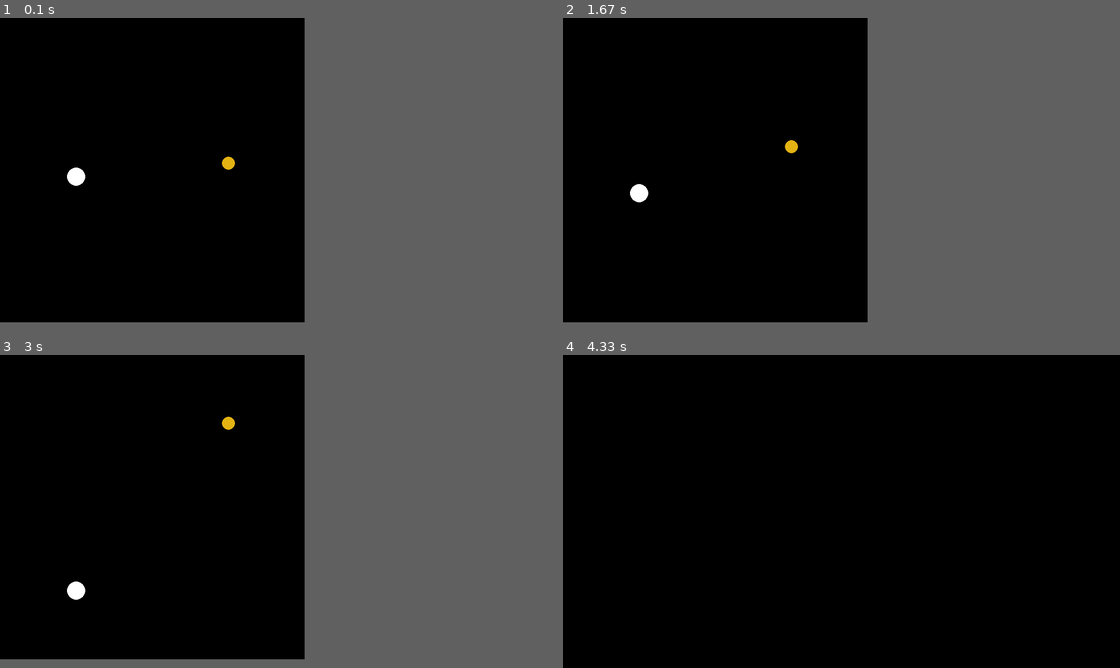
Above: before the commit, frames 1-4 (two rows, left to right).
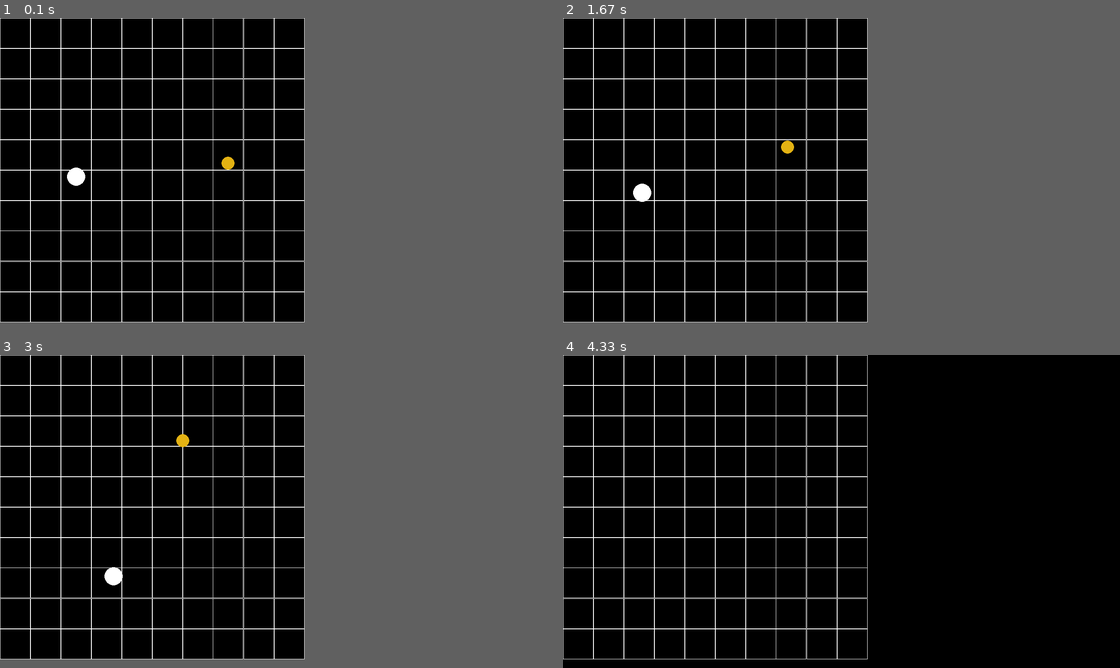
Above: after the commit, the same moments.

Repository: Demarcus-JL/Alpha-Centauri
Game: pygame game, started from program/main.py
Same seed, same stepped clock (60 frames per second), same inputs: the game is played once before the commit and once after it.
Inputs:
- Up to frame 1 (0.1 s): no input
- Up to frame 2 (1.67 s): tap Space at 0.33 s; hold Up 0.67-1.13 s
- Up to frame 3 (3 s): tap Space at 2.17 s
- Up to frame 4 (4.33 s): tap F at 3.5 s; tap Space at 3.83 s

The runs differ from the first frame. In frame 1, 2.8% of the frame differs, in the area x 0-55%, y 0-98%; in frame 2, 3.0%; in frame 3, 3.3%; in frame 4, 2.8%.

Commit message:
added grid and time counter

Diff:
--- a/program/main.py
+++ b/program/main.py
@@ -3,7 +3,7 @@
 from sys import exit as sys_exit
 import pygame
 from config import FPS, TIMESTEP, START_SCREEN_SIZE, G, START_WORLD_SIZE, PERFECT_ORBIT
-from objects import Vector, Body, Interaction, WorldParams
+from objects import Vector, Body, Interaction, WorldParams, draw_grid
 
 
 def handle_keypress(key_event: pygame.event.Event) -> None:
@@ -45,6 +45,7 @@
 
 def finish() -> None:
     """Quit the pygame application and terminate the program."""
+    print(f"{round(years_passed, 2)} years have been simulated")
     pygame.quit()
     sys_exit(0)
 
@@ -61,6 +62,8 @@
 
 # Simulation state
 SIMULATION_PAUSED: bool = False
+years_passed: float = 0  # To display passed time at the end
+
 
 # Viewport and screen sizes for scaling
 world_params: WorldParams = WorldParams(
@@ -123,6 +126,7 @@
 
         # Clear screen to black
         screen.fill("black")
+        draw_grid(screen, world_params, Vector(*START_WORLD_SIZE) / 10)
 
         if SIMULATION_PAUSED:
             # Don't update anything if simulation is paused
@@ -143,4 +147,5 @@
         # refresh the screen
         pygame.display.flip()
         # maintain frame rate
+        years_passed += TIMESTEP / 31_556_952
         clock.tick(FPS)
--- a/program/objects.py
+++ b/program/objects.py
@@ -15,7 +15,7 @@
 # To make Vector class work like a python iterable
 from collections.abc import Sequence
 # Imports for program logic
-from math import atan2, cos, sin
+from math import atan2, cos, sin, ceil
 from pygame import Color
 from config import G, SCALE_FACTOR
 
@@ -38,6 +38,21 @@
     result = (relative_start + relative_positions) * world_params.screen_size
 
     return result
+
+
+def draw_grid(screen: pygame.Surface, world_params: WorldParams, box_size: Vector) -> None:
+    num_lines: Vector = world_params.total_world_size / box_size
+    for x in range(ceil(num_lines.dx)):
+        for y in range(ceil(num_lines.dy)):
+            top_left = to_pixel(Vector(box_size.dx * x, box_size.dy * y), world_params)
+            size = to_pixel(box_size, world_params)
+
+            pygame.draw.rect(
+                screen,
+                pygame.Color("#ffffff"),
+                pygame.Rect(top_left, size),
+                1,
+            )
 
 
 class Vector(Sequence):
@@ -331,7 +346,6 @@
         Args:
             dt (float): timestep since last calculation
         """
-        return  # TODO remove this line
         # Get the magnitude of the acting force
         force_magnitude: float = G * (self.body1.m * self.body2.m) / self.current_distance**2
         # Difference in positions, defined in a vector
@@ -348,28 +362,32 @@
         self.body2.a = directed_force / self.body2.m
 
     def follow_bodies(self, world_params: WorldParams) -> WorldParams:
+        """Adjust the world parameters so that the bodies are kept in view
+
+        Args:
+            world_params (WorldParams): world parameters before the adjustment
+
+        Returns:
+            WorldParams: world parametres after the adjustment
+        """
         for body in self.bodies:
-            shift = (body.v * SCALE_FACTOR**6 * 50 / world_params.total_world_size)  # TODO find better v-dependent formula
+            # shift = (body.v * SCALE_FACTOR**6 * 50 / world_params.total_world_size)  # TODO find better v-dependent formula
+            shift = abs(body.v) * world_params.total_world_size / 1000000
             if world_params.world_limits.dy - body.pos.dy < world_params.total_world_size.dy * 0.1:
-                print(f"{body.name} moved the viewport down by {shift.dy:.2e}")
                 # Move the viewport down to keep bodies in view
                 world_params.world_limits.dy += shift.dy
-                world_params.world_start.dy += shift.dy
+                # world_params.world_start.dy += shift.dy
             elif world_params.world_limits.dy - body.pos.dy > world_params.total_world_size.dy * 0.9:
-                print(f"{body.name} moved the viewport up by {shift.dy:.2e}")
                 # Move the viewport up to keep bodies in view
                 world_params.world_limits.dy -= shift.dy
-                world_params.world_start.dy -= shift.dy
+                # world_params.world_start.dy -= shift.dy
 
             if world_params.world_limits.dx - body.pos.dx < world_params.total_world_size.dx * 0.1:
-                print(f"{body.name} moved the viewport right by {shift.dx:.2e}")
                 world_params.world_limits.dx += shift.dx
-                world_params.world_start.dx += shift.dx
+                # world_params.world_start.dx -= shift.dx
             elif world_params.world_limits.dx - body.pos.dx > world_params.total_world_size.dx * 0.9:
-                print(f"{body.name} moved the viewport left by {shift.dx:.2e}")
                 world_params.world_limits.dx -= shift.dx
-                world_params.world_start.dx -= shift.dx
-
+                # world_params.world_start.dx += shift.dx
         return world_params
 
 
